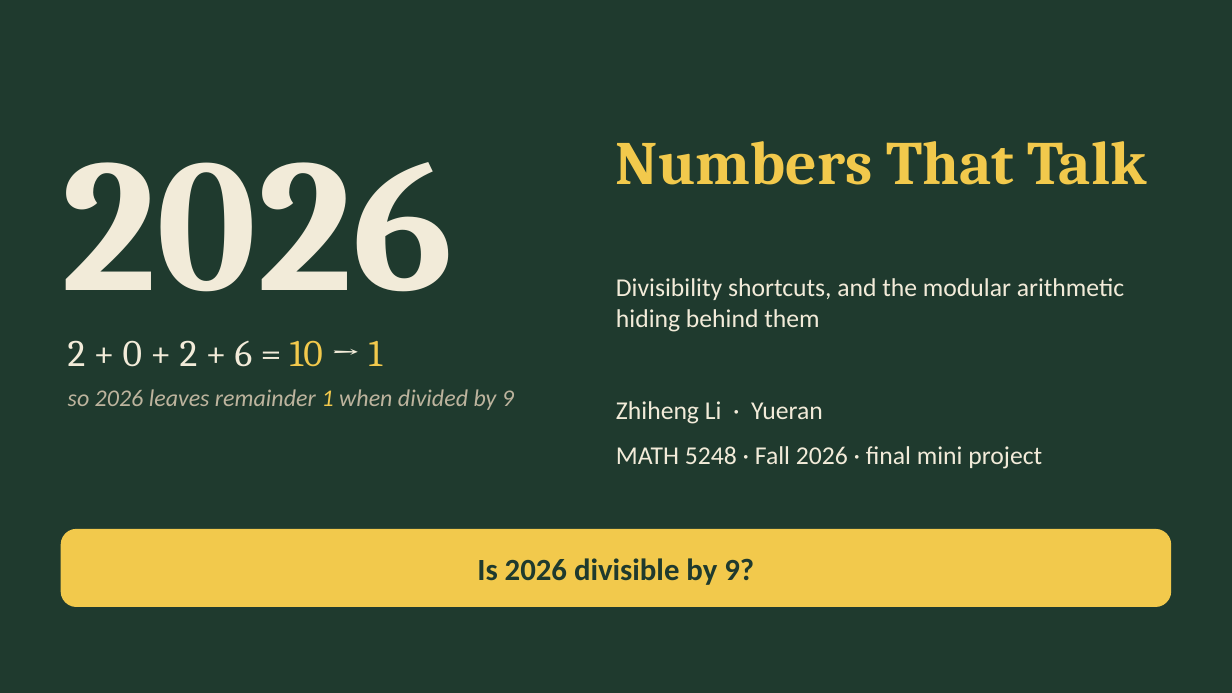
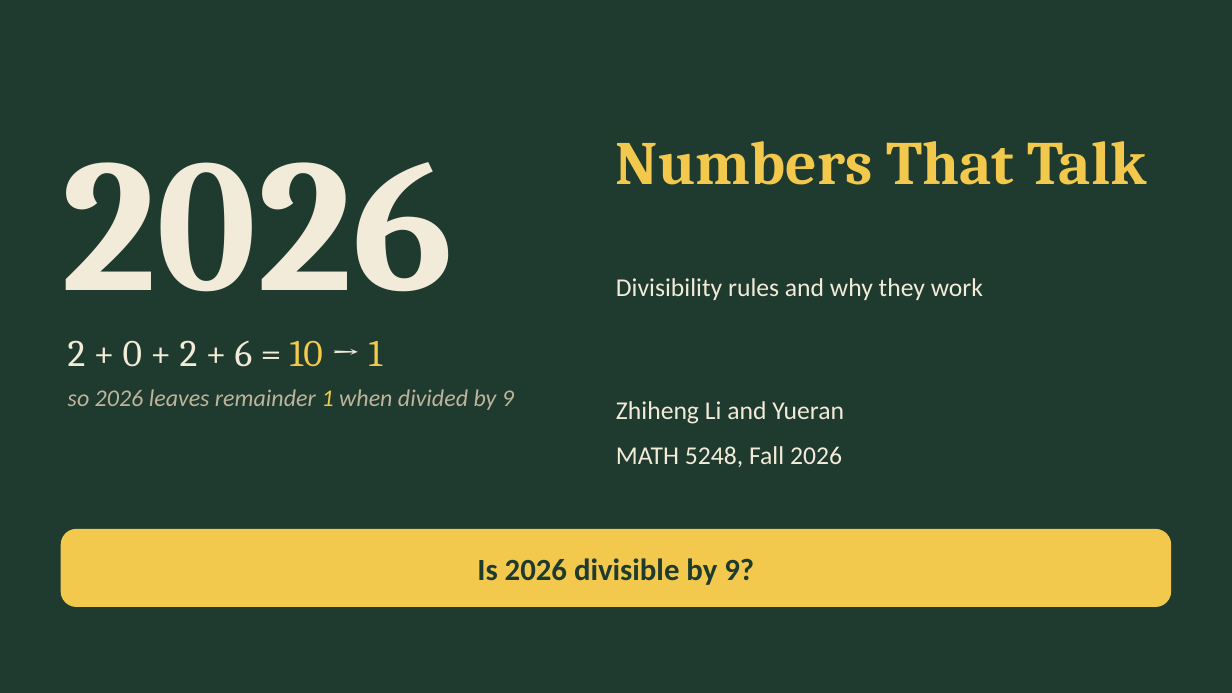
Before and after one commit to ZhihengLi0/math5248, a slide deck: slide 1 of presentation/PPT演讲版.pptx. Drawn at 1232x693 pixels with LibreOffice and Linux fonts; fonts in the diff are those of the drawing. Boxes give left, top, right and bottom in pixels: in the first picture for what was removed or moved away, otherwise in the second. Text is boxed around its words. In the diff, an @@ line names an element or a change of style, - is before the commit and + after.

```diff
--- a/presentation/PPT演讲版.pptx
+++ b/presentation/PPT演讲版.pptx
@@ text at (616, 278, 983, 300): text changed @@
-Divisibility shortcuts, and the modular arithmetic hiding behind them
+Divisibility rules and why they work
@@ text at (616, 401, 844, 467): text changed @@
-Zhiheng Li · Yueran
-MATH 5248 · Fall 2026 · final mini project
+Zhiheng Li and Yueran
+MATH 5248, Fall 2026
```
Also in this commit, not shown: 4 other slides changed, 15 other files.
